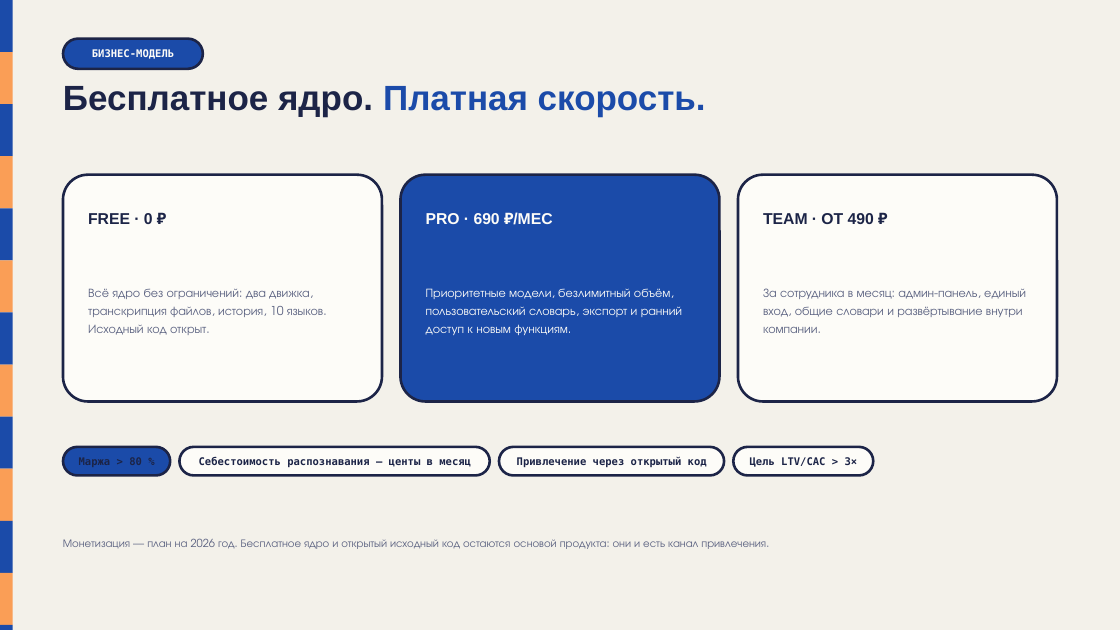
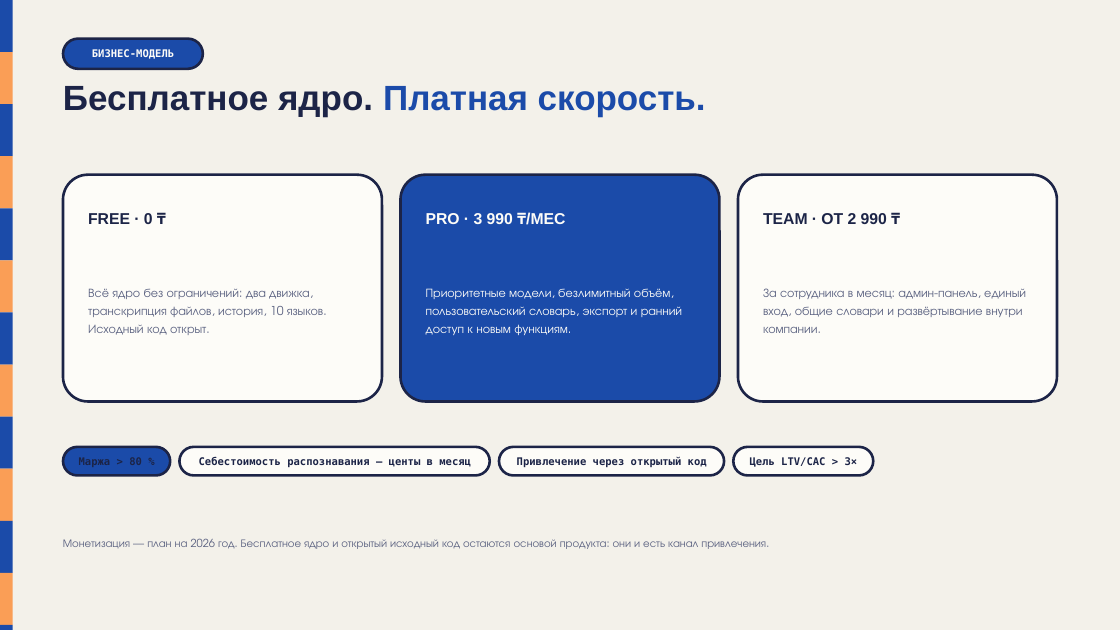
Before and after one commit to dandysuper/whisperfly-pitch, a slide deck: slide 8 of WhisperFly-Pitch-RU.pptx. Drawn at 1120x630 pixels with LibreOffice and Linux fonts; fonts in the diff are those of the drawing. Boxes give left, top, right and bottom in pixels: in the first picture for what was removed or moved away, otherwise in the second. Text is boxed around its words. In the diff, an @@ line names an element or a change of style, - is before the commit and + after.

Commit message:
Switch pricing from rubles to tenge (3 990 ₸ Pro / 2 990 ₸ Team)

```diff
--- a/WhisperFly-Pitch-RU.pptx
+++ b/WhisperFly-Pitch-RU.pptx
@@ text at (426,212,565,225): text changed @@
-PRO · 690 ₽/МЕС
+PRO · 3 990 ₸/МЕС
@@ text at (763,213,887,224): text changed @@
-TEAM · ОТ 490 ₽
+TEAM · ОТ 2 990 ₸
```
Also in this commit, not shown: 3 other slides changed, 5 other files.
